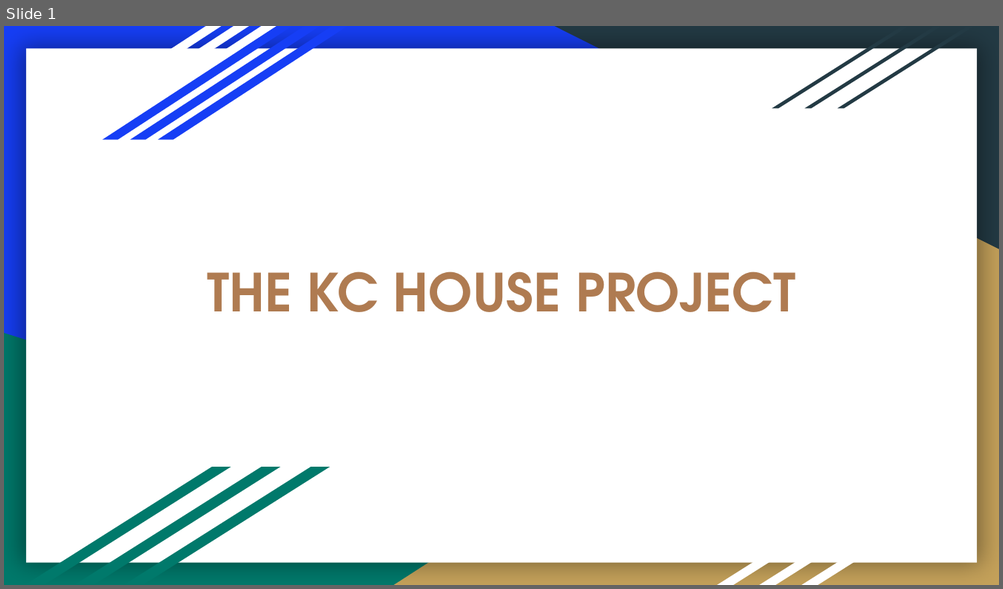
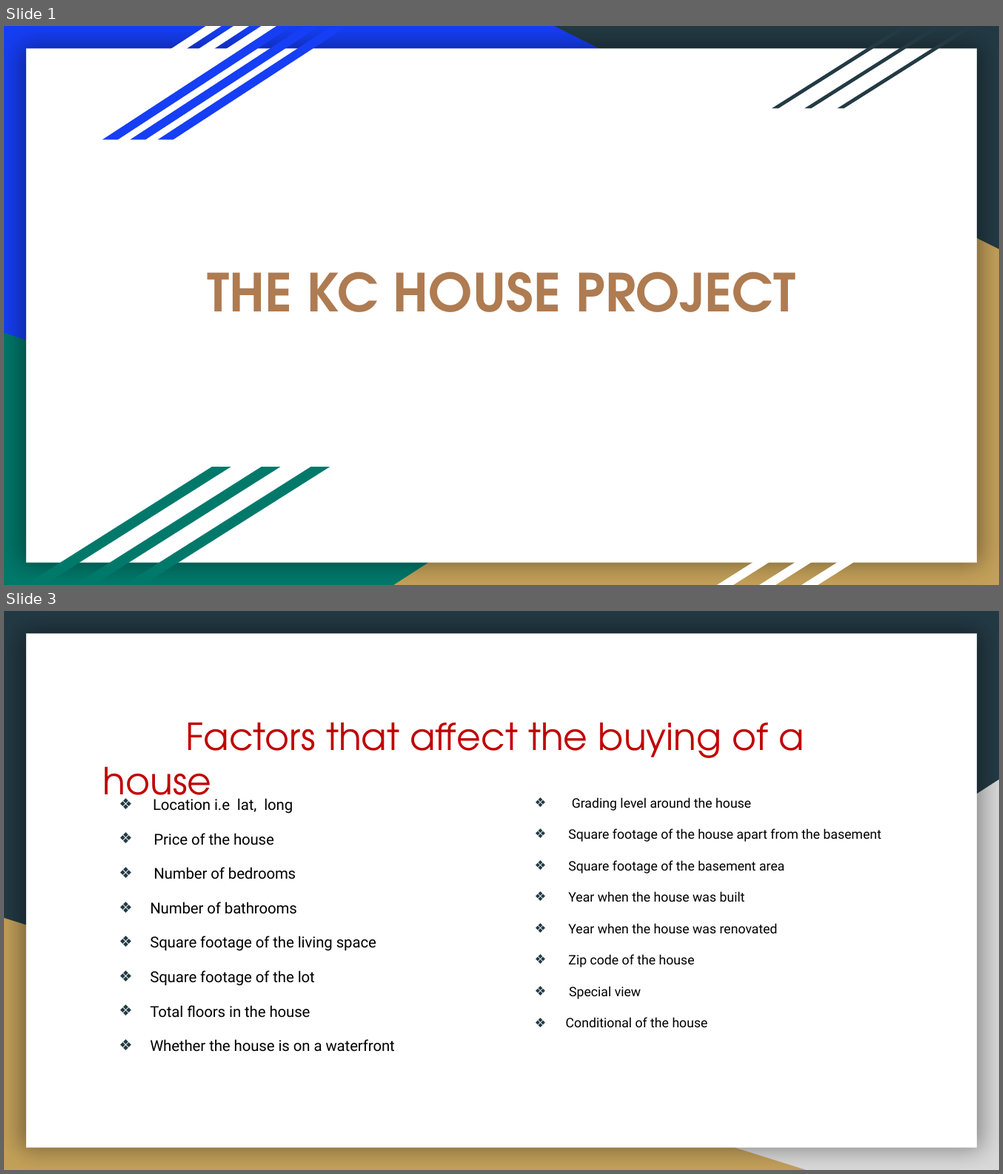
Before and after one commit to kibandichristine/-housings-sales-prediction, a slide deck: THE KC HOUSE PROJECT.pptx. Shown one above the other, each under a label of ours: slide 1 before the commit, slides 1 and 3 after it; the slides between them are not shown. The pictures are 1003x589 and 1003x1174 pixels, drawn with LibreOffice and Linux fonts; fonts in the diff are those of the drawing. Boxes give left, top, right and bottom in pixels: in the first picture for what was removed or moved away, otherwise in the second. Text is boxed around its words. In the diff, an @@ line names an element or a change of style, - is before the commit and + after.

```diff
--- a/THE KC HOUSE PROJECT.pptx
+++ b/THE KC HOUSE PROJECT.pptx
@@ slide 3 added at (4, 611, 999, 1170), background #233A44; not listed: 1 template element that a slide beside it also shows @@
@@ title added at (103, 722, 803, 811), 27 pt, text #C00000 @@
+Factors that affect the buying of a house
@@ right triangle added at (394, 780, 999, 1170), fill #D9D9D9 @@
@@ text added at (150, 798, 395, 1052), 10.8 pt, text #000000 @@
+❖ Location i.e lat, long
+❖ Price of the house
+❖ Number of bedrooms
+❖ Number of bathrooms
+❖ Square footage of the living space
+❖ Square footage of the lot
+❖ Total floors in the house
+❖ Whether the house is on a waterfront
@@ text added at (566, 797, 881, 1028), 9.5 pt, text #000000 @@
+❖ Grading level around the house
+❖ Square footage of the house apart from the basement
+❖ Square footage of the basement area
+❖ Year when the house was built
+❖ Year when the house was renovated
+❖ Zip code of the house
+❖ Special view
+❖ Conditional of the house
@@ right triangle added at (4, 918, 805, 1170), fill #C4A15A @@
```
Also in this commit, not shown: 5 other slides added, 1 slide removed, 1 other file.
